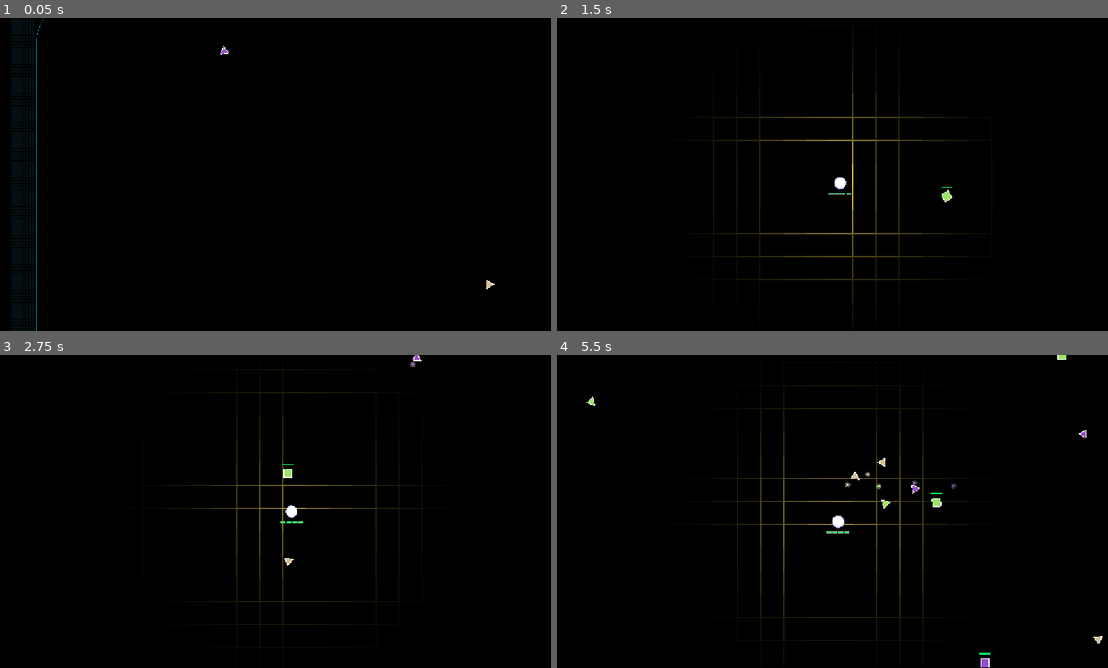
Above: before the commit, frames 1-4 (two rows, left to right).
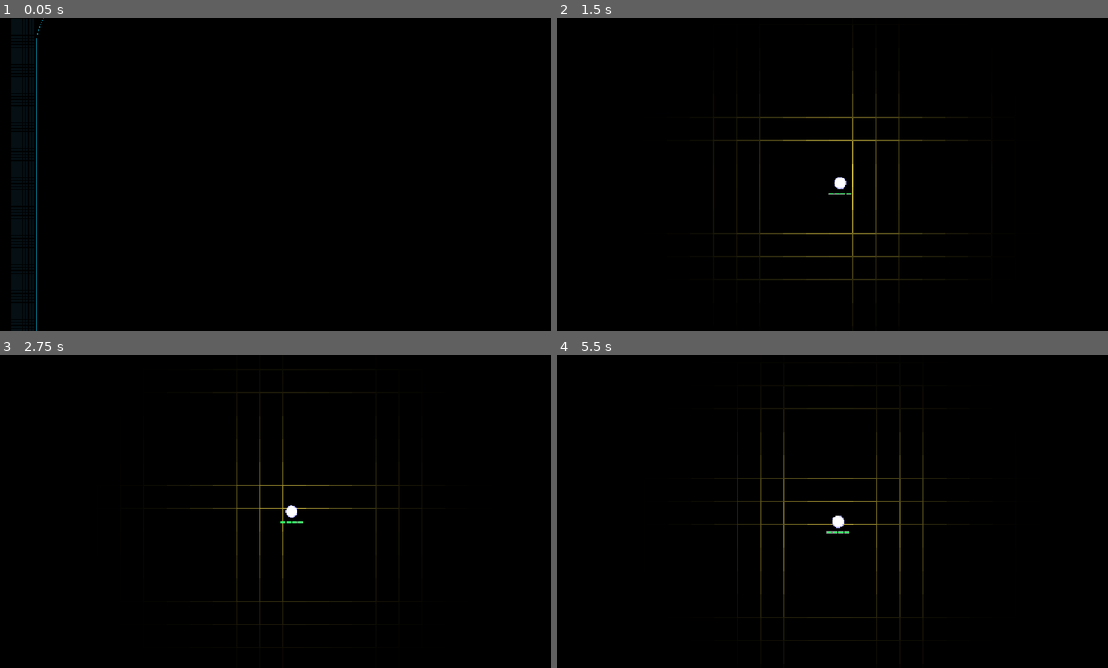
Above: after the commit, the same moments.

Repository: prime399/beatgrid-new
Game: Godot game, scene res://control.tscn
Same seed, same stepped clock (60 frames per second), same inputs: the game is played once before the commit and once after it.
Inputs (mouse positions are in pixels of both pictures, inside the frame that each line leads up to):
- Up to frame 1 (0.05 s): no input
- Up to frame 2 (1.5 s): tap Enter at 0.5 s; move the mouse to (959, 158) at 0.52 s; hold Right (ui_right) 0.53-1.28 s; move the mouse to (722, 190) at 1.27 s; hold Down (ui_down) from 1.28 s (still down)
- Up to frame 3 (2.75 s): move the mouse to (336, 442) at 2.02 s; release Down (ui_down) at 2.03 s; hold Right (ui_right) from 2.03 s (still down)
- Up to frame 4 (5.5 s): move the mouse to (804, 574) at 2.77 s; release Right (ui_right) at 2.78 s; hold Up (ui_up) 2.78-3.53 s; move the mouse to (1003, 558) at 3.52 s; hold Left (ui_left) 3.53-5.03 s; move the mouse to (667, 464) at 4.27 s; move the mouse to (865, 511) at 5.02 s; hold Down (ui_down) from 5.03 s (still down)

The runs differ from the first frame. In frame 1, less than 0.1% of the frame differs, in the area x 40-90%, y 8-87%; in frame 2, less than 0.1%; in frame 3, 0.1%; in frame 4, 0.4%, in the area x 5-99%, y 0-100%.

Commit message:
Add chain laser and level-based spawns

Diff:
--- a/control.tscn
+++ b/control.tscn
@@ -5,6 +5,8 @@
 [ext_resource type="Script" uid="uid://bps1ps5l2klct" path="res://enemies.gd" id="3_ee4bf"]
 [ext_resource type="Script" uid="uid://dnlmjjr0tv84y" path="res://player.gd" id="4_kbped"]
 [ext_resource type="Script" uid="uid://n64nwuxqn8dq" path="res://beat_manager.gd" id="5_bmgr"]
+[ext_resource type="Script" path="res://game_manager.gd" id="6_gmmgr"]
+[ext_resource type="Script" path="res://main_menu.gd" id="7_mnmnu"]
 
 [sub_resource type="Environment" id="Environment_uchyk"]
 background_mode = 1
@@ -16,6 +18,7 @@
 fog_light_color = Color(0, 0, 0, 1)
 
 [node name="Node2D" type="Node2D" unique_id=1740056951]
+script = ExtResource("6_gmmgr")
 
 [node name="WorldEnvironment" type="WorldEnvironment" parent="." unique_id=2136379717]
 environment = SubResource("Environment_uchyk")
@@ -27,7 +30,6 @@
 script = ExtResource("2_62e2m")
 
 [node name="Enemies" type="Node2D" parent="." unique_id=1820971810]
-position = Vector2(-7, 5)
 script = ExtResource("3_ee4bf")
 
 [node name="Player" type="Node2D" parent="." unique_id=640842919]
@@ -42,3 +44,6 @@
 script = ExtResource("5_bmgr")
 
 [node name="UI" type="CanvasLayer" parent="." unique_id=1604984725]
+
+[node name="MainMenu" type="Node2D" parent="UI"]
+script = ExtResource("7_mnmnu")
--- a/enemies.gd
+++ b/enemies.gd
@@ -33,36 +33,52 @@
 
 const HEX_SPAWN_CD = 20.0
 const HEX_MAX_MINIONS = 3
+const CHAIN_RANGE = 350.0
 
 var enemies: Array = []
 var projectiles: Array = []
 var particles: Array = []
+var level_active: bool = false
 
 func _ready() -> void:
-	_spawn_initial_enemies()
-
-func _spawn_initial_enemies():
-	var spawn_points = _get_scattered_positions(15, 200.0)
-	var tri_count = 8
-	var sqr_count = 5
-	var hex_count = 2
-
-	for i in range(tri_count):
-		if i >= spawn_points.size():
-			break
-		enemies.append(_make_triangle(spawn_points[i]))
-
-	for i in range(sqr_count):
-		var idx = tri_count + i
-		if idx >= spawn_points.size():
-			break
-		enemies.append(_make_square(spawn_points[idx]))
-
-	for i in range(hex_count):
-		var idx = tri_count + sqr_count + i
-		if idx >= spawn_points.size():
-			break
-		enemies.append(_make_hexagon(spawn_points[idx]))
+	pass
+
+func clear_all():
+	enemies.clear()
+	projectiles.clear()
+	particles.clear()
+	level_active = false
+	queue_redraw()
+
+func setup_level(level: int):
+	clear_all()
+	level_active = true
+	match level:
+		0: _spawn_level_0()
+		1: _spawn_level_1()
+		2: _spawn_level_2()
+
+func _spawn_level_0():
+	var points = _get_scattered_positions(12, 180.0)
+	for p in points:
+		enemies.append(_make_triangle(p))
+
+func _spawn_level_1():
+	var points = _get_scattered_positions(16, 180.0)
+	for i in range(points.size()):
+		if i < 10:
+			enemies.append(_make_triangle(points[i]))
+		else:
+			enemies.append(_make_square(points[i]))
+
+func _spawn_level_2():
+	var points = _get_scattered_positions(18, 200.0)
+	enemies.append(_make_hexagon(points[0]))
+	enemies.append(_make_hexagon(points[1]))
+	for i in range(2, min(9, points.size())):
+		enemies.append(_make_triangle(points[i]))
+	for i in range(9, min(18, points.size())):
+		enemies.append(_make_square(points[i]))
 
 func _get_scattered_positions(count: int, min_dist: float) -> Array:
 	var positions: Array = []
@@ -90,10 +106,10 @@
 	var c = TRI_COLORS[randi() % TRI_COLORS.size()]
 	return {
 		"type": "triangle", "pos": pos,
-		"vel": Vector2.from_angle(randf() * TAU) * randf_range(80, 140),
+		"vel": Vector2.from_angle(randf() * TAU) * randf_range(27, 47),
 		"color": c, "size": 10.0, "hp": 1, "max_hp": 1,
 		"flash": 0.0, "damage": 1, "chase": 0.5,
-		"contact_cd": 0.0, "base_speed": randf_range(80, 140),
+		"contact_cd": 0.0, "base_speed": randf_range(27, 47),
 		"shoot_cd": randf_range(0.5, TRI_SHOOT_CD),
 		"angle": randf() * TAU, "owner_id": -1,
 	}
@@ -102,10 +118,10 @@
 	var c = SQR_COLORS[randi() % SQR_COLORS.size()]
 	return {
 		"type": "square", "pos": pos,
-		"vel": Vector2.from_angle(randf() * TAU) * randf_range(50, 90),
+		"vel": Vector2.from_angle(randf() * TAU) * randf_range(17, 30),
 		"color": c, "size": 12.0, "hp": 2, "max_hp": 2,
 		"flash": 0.0, "damage": 2, "chase": 0.3,
-		"contact_cd": 0.0, "base_speed": randf_range(50, 90),
+		"contact_cd": 0.0, "base_speed": randf_range(17, 30),
 		"shoot_cd": 0.0, "angle": randf() * TAU, "owner_id": -1,
 	}
 
@@ -121,17 +137,70 @@
 		"minion_count": 0, "hex_id": randi(), "owner_id": -1,
 	}
 
-func damage_in_line(start: Vector2, end: Vector2, hit_radius: float, damage: int):
-	var to_remove = []
-	for e in enemies:
-		var dist = _point_to_segment_dist(e.pos, start, end)
-		if dist <= hit_radius + e.size:
-			e.hp -= damage
-			e.flash = 0.15
-			if e.hp <= 0:
-				to_remove.append(e)
+func chain_laser(start: Vector2, end: Vector2, hit_radius: float, damage: int) -> Array:
+	var segments: Array = []
+	var hit_list: Array = []
+
+	var first = _find_first_hit(start, end, hit_radius, hit_list)
+	if first == null:
+		segments.append({"from": start, "to": end})
+		return segments
+
+	segments.append({"from": start, "to": first.pos})
+	first.hp -= damage
+	first.flash = 0.15
+	hit_list.append(first)
+
+	var current = first
+	for _i in range(20):
+		var next = _find_nearest_enemy(current.pos, CHAIN_RANGE, hit_list)
+		if next == null:
+			break
+		segments.append({"from": current.pos, "to": next.pos})
+		next.hp -= damage
+		next.flash = 0.15
+		hit_list.append(next)
+		current = next
+
+	var to_remove: Array = []
+	for e in hit_list:
+		if e.hp <= 0:
+			to_remove.append(e)
 	for e in to_remove:
 		_on_enemy_death(e)
+
+	return segments
+
+func _find_first_hit(start: Vector2, end: Vector2, hit_radius: float, exclude: Array):
+	var best = null
+	var best_dist = INF
+	var dir = (end - start)
+	var line_len = dir.length()
+	if line_len < 1.0:
+		return null
+	dir = dir / line_len
+	for e in enemies:
+		if e in exclude:
+			continue
+		var seg_dist = _point_to_segment_dist(e.pos, start, end)
+		if seg_dist <= hit_radius + e.size:
+			var proj = (e.pos - start).dot(dir)
+			if proj >= 0 and proj < best_dist:
+				best_dist = proj
+				best = e
+	return best
+
+func _find_nearest_enemy(from_pos: Vector2, max_range: float, exclude: Array):
+	var best = null
+	var best_dist = INF
+	for e in enemies:
+		if e in exclude:
+			continue
+		var d = from_pos.distance_to(e.pos)
+		if d < max_range and d < best_dist:
+			best_dist = d
+			best = e
+	return best
 
 func repel_from_line(a: Vector2, b: Vector2, thickness: float, push_dir: Vector2, _push_force: float, delta: float):
 	var push_dist = 48.0 * 2.5
@@ -202,6 +271,11 @@
 
 	_process_projectiles(delta, player_pos, player_node)
 	_process_particles(delta)
+
+	if level_active and enemies.size() == 0 and particles.size() == 0:
+		level_active = false
+		get_node("..").on_level_cleared()
+
 	queue_redraw()
 
 func _process_hexagon(e: Dictionary, _player_pos: Vector2, delta: float):
--- a/grid.gd
+++ b/grid.gd
@@ -11,8 +11,7 @@
 const MAP_H            = 2400.0
 
 var player_pos: Vector2 = Vector2(-9999, -9999)
-var laser_start: Vector2 = Vector2.ZERO
-var laser_end: Vector2 = Vector2.ZERO
+var laser_segments: Array = []
 var laser_alpha: float = 0.0
 var laser_fade_total: float = 0.0
 
@@ -23,9 +22,8 @@
 			laser_alpha = 0.0
 		queue_redraw()
 
-func set_laser(start: Vector2, end: Vector2, fade_time: float):
-	laser_start = start
-	laser_end = end
+func set_chain_laser(segments: Array, fade_time: float):
+	laser_segments = segments
 	laser_alpha = 1.0
 	laser_fade_total = fade_time
 	queue_redraw()
@@ -62,11 +60,16 @@
 		color = color.lerp(GLOW_COLOR, t)
 
 	if laser_alpha > 0.0:
-		var laser_dist = _point_to_segment_dist(segment_mid, laser_start, laser_end) / CELL_SIZE
-		if laser_dist < LASER_GLOW_RADIUS:
-			var lt = (1.0 - laser_dist / LASER_GLOW_RADIUS) * laser_alpha
-			lt = lt * lt
-			color = color.lerp(LASER_GLOW_COLOR, lt)
+		var best_lt = 0.0
+		for seg in laser_segments:
+			var laser_dist = _point_to_segment_dist(segment_mid, seg.from, seg.to) / CELL_SIZE
+			if laser_dist < LASER_GLOW_RADIUS:
+				var lt = (1.0 - laser_dist / LASER_GLOW_RADIUS) * laser_alpha
+				lt = lt * lt
+				if lt > best_lt:
+					best_lt = lt
+		if best_lt > 0.0:
+			color = color.lerp(LASER_GLOW_COLOR, best_lt)
 
 	return color
 
--- a/player.gd
+++ b/player.gd
@@ -37,6 +37,16 @@
 
 func _ready() -> void:
 	position = Vector2(MAP_W / 2.0, MAP_H / 2.0)
+
+func reset_player():
+	position = Vector2(MAP_W / 2.0, MAP_H / 2.0)
+	hp = MAX_HP
+	invuln_timer = 0.0
+	laser_active = false
+	laser_segments = []
+	laser_timer = 0.0
+	shield_active = false
+	shield_timer = 0.0
 
 func _unhandled_input(event: InputEvent) -> void:
 	if event is InputEventKey and event.pressed and not event.echo:
